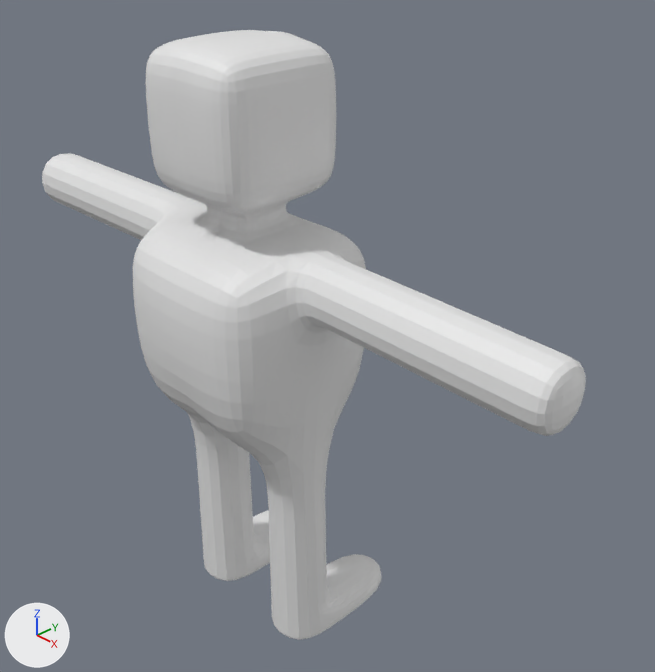
The Blender file model.blend as it was, and as the next commit left it.
The view is the same before and after, from a camera (50 mm lens) standing at (6.46, -5.14, 4.17) and looking at (0.4, 0.68, -0.28). The lights are fixed; the arrows at lower left show +X, +Y and +Z. The picture after the commit comes second.
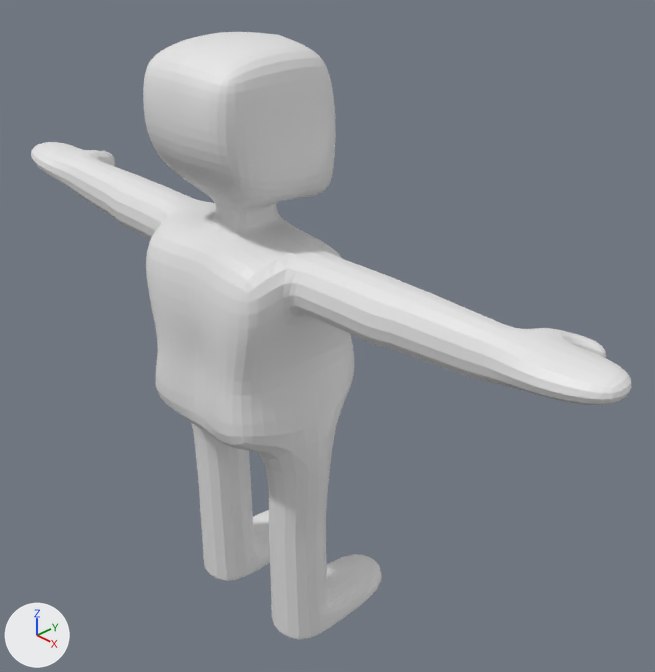
Commit message: Soft model

Pixel boxes [x1, y1, x2, y2] of what changed, in the pictures (655 x 672 px; the box of a moved part takes in the faces that stretch with it):
'Cube', reshaped (10% wider)
    before: [42, 30, 586, 640]
    after: [31, 32, 632, 640]
part 1 of me_cube_001, moved or reshaped
    before: [42, 30, 586, 511]
    after: [31, 32, 632, 511]

The change in detail:
me_cube_001 is used by ob_cube; location (0.0, 0.0, 0.0).
me_cube_001 had 130 vertices, 124 faces and spanned x -3.66..0.0, y -1.0..1.29, z -3.66..2.77.
me_cube_001 now has 170 vertices, 164 faces and spans x -4.11..0.0, y -0.94..1.29, z -3.66..2.77.
Part 1, on me_cube_001:
4 vertices are removed from x -3.66, y -0.33..0.33, z 0.33..1.0.
16 faces are deleted.
6 vertices in x -2.34..-2.09, y -0.33..0.33, z 1.02..1.03 move by (0.43, 0.0, 0.03).
6 vertices in x -2.38..-2.14, y -0.33..0.33, z 0.35 move by (0.47, 0.0, 0.09).
4 vertices in x -1.22..-1.07, y -0.33..0.33, z 0.37 move by (0.2, -0.01, 0.06).
3 vertices in x -0.64..0.0, y 0.66..0.75, z 2.29 move by (0.0, -0.03, 0.0).
53 vertices move from x -3.51..0.0, y -1.0..1.0, z -1.27..2.75 to x -2.18..0.0, y -0.94..0.91, z -1.29..2.71.
44 vertices are added at x -4.11..0.0, y -0.78..1.01, z -0.41..1.26.
56 new faces join them.
